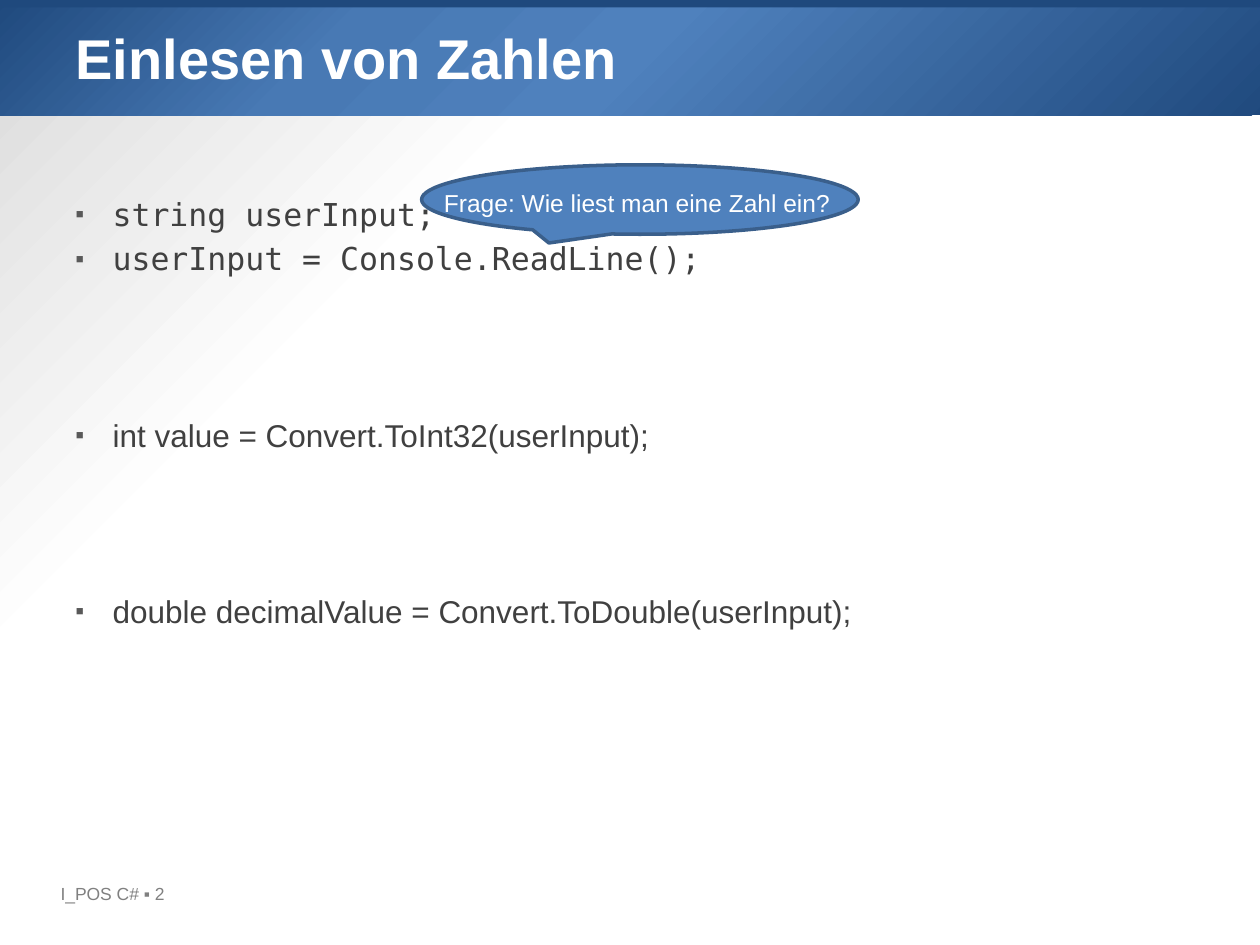
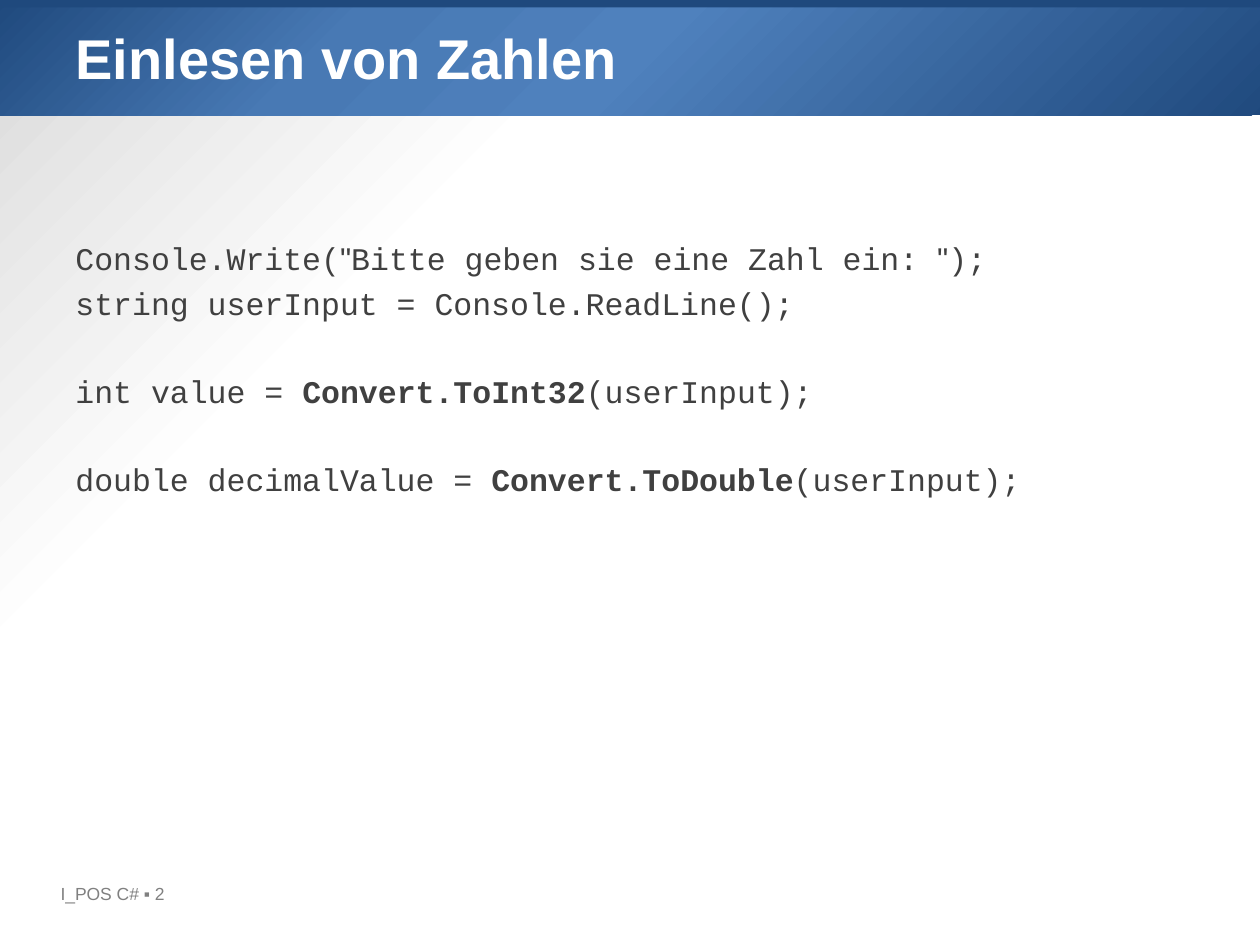
Before and after one commit to htl-leo-prog-1/examples-ha, a slide deck: slide 2 of 02_Variablen/02_EinAusgabe.pptx. Drawn at 1260x945 pixels with LibreOffice and Linux fonts; fonts in the diff are those of the drawing; background and template pictures are left out. Boxes give left, top, right and bottom in pixels: in the first picture for what was removed or moved away, otherwise in the second. Text is boxed around its words. In the diff, an @@ line names an element or a change of style, - is before the commit and + after.

```diff
--- a/02_Variablen/02_EinAusgabe.pptx
+++ b/02_Variablen/02_EinAusgabe.pptx
@@ speech bubble removed at [422,165,858,234] @@
@@ text removed at [444,194,829,218] @@
-Frage: Wie liest man eine Zahl ein?
@@ text at [75,248,919,322]: text changed; font DejaVu Sans Mono to Courier New @@
-▪ string userInput;
-▪ userInput = Console.ReadLine();
+Console.Write("Bitte geben sie eine Zahl ein: ");
+string userInput = Console.ReadLine();
@@ text at [75,380,1020,498]: font Arial to Courier New in "int value = Convert.ToInt32(userInput);", "double decimalValue = Convert.ToDouble(userInput);"; bold on in "Convert.ToInt32(userInput);", "Convert.ToDouble(userInput);"; bullet ▪ to none @@
```
Also in this commit, not shown: 4 other slides changed, 1 other file.
